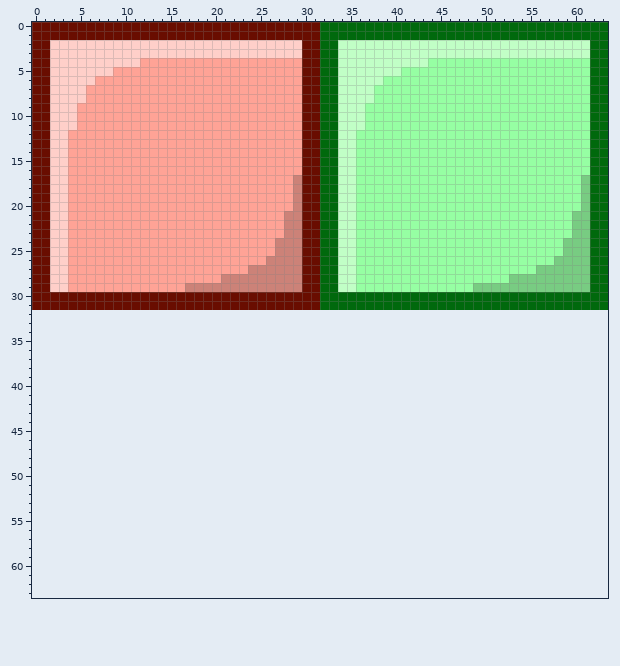
Two states of a pixel-art sprite, res/textures/gui/buttons.png. Above is the file before it was changed.
The file is 64x32 pixels. The old version is drawn lined up with the new one, on the new canvas.
After the commit:
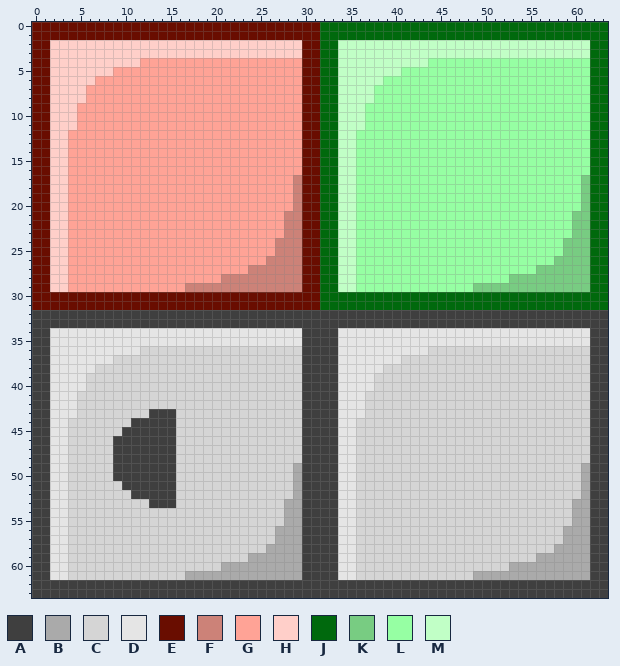
Palette (. is transparent): A #3f3f3f  B #aaaaaa  C #d5d5d5  D #e5e5e5  E #690d00  F #cc8278  G #ffa396  H #ffcfc9  J #00690d  K #78cc82  L #96ffa3  M #c1ffc6
The edit:
canvas 64x32 -> 64x64
Changed rows in their new state; - is an unchanged pixel.
first column x 0:
32 AAAAAAAAAAAAAAAAAAAAAAAAAAAAAAAAAAAAAAAAAAAAAAAAAAAAAAAAAAAAAAAA
33 AAAAAAAAAAAAAAAAAAAAAAAAAAAAAAAAAAAAAAAAAAAAAAAAAAAAAAAAAAAAAAAA
34 AADDDDDDDDDDDDDDDDDDDDDDDDDDDDAAAADDDDDDDDDDDDDDDDDDDDDDDDDDDDAA
35 AADDDDDDDDDDDDDDDDDDDDDDDDDDDDAAAADDDDDDDDDDDDDDDDDDDDDDDDDDDDAA
36 AADDDDDDDDDDCCCCCCCCCCCCCCCCCCAAAADDDDDDDDDDCCCCCCCCCCCCCCCCCCAA
37 AADDDDDDDCCCCCCCCCCCCCCCCCCCCCAAAADDDDDDDCCCCCCCCCCCCCCCCCCCCCAA
38 AADDDDDCCCCCCCCCCCCCCCCCCCCCCCAAAADDDDDCCCCCCCCCCCCCCCCCCCCCCCAA
39 AADDDDCCCCCCCCCCCCCCCCCCCCCCCCAAAADDDDCCCCCCCCCCCCCCCCCCCCCCCCAA
40 AADDDDCCCCCCCCCCCCCCCCCCCCCCCCAAAADDDDCCCCCCCCCCCCCCCCCCCCCCCCAA
41 AADDDCCCCCCCCCCCCCCCCCCCCCCCCCAAAADDDCCCCCCCCCCCCCCCCCCCCCCCCCAA
42 AADDDCCCCCCCCCCCCCCCCCCCCCCCCCAAAADDDCCCCCCCCCCCCCCCCCCCCCCCCCAA
43 AADDDCCCCCCCCAAACCCCCCCCCCCCCCAAAADDDCCCCCCCCCCCCCCCCCCCCCCCCCAA
44 AADDCCCCCCCAAAAACCCCCCCCCCCCCCAAAADDCCCCCCCCCCCCCCCCCCCCCCCCCCAA
45 AADDCCCCCCAAAAAACCCCCCCCCCCCCCAAAADDCCCCCCCCCCCCCCCCCCCCCCCCCCAA
46 AADDCCCCCAAAAAAACCCCCCCCCCCCCCAAAADDCCCCCCCCCCCCCCCCCCCCCCCCCCAA
47 AADDCCCCCAAAAAAACCCCCCCCCCCCCCAAAADDCCCCCCCCCCCCCCCCCCCCCCCCCCAA
48 AADDCCCCCAAAAAAACCCCCCCCCCCCCCAAAADDCCCCCCCCCCCCCCCCCCCCCCCCCCAA
49 AADDCCCCCAAAAAAACCCCCCCCCCCCCBAAAADDCCCCCCCCCCCCCCCCCCCCCCCCCBAA
50 AADDCCCCCAAAAAAACCCCCCCCCCCCCBAAAADDCCCCCCCCCCCCCCCCCCCCCCCCCBAA
51 AADDCCCCCCAAAAAACCCCCCCCCCCCCBAAAADDCCCCCCCCCCCCCCCCCCCCCCCCCBAA
52 AADDCCCCCCCAAAAACCCCCCCCCCCCCBAAAADDCCCCCCCCCCCCCCCCCCCCCCCCCBAA
53 AADDCCCCCCCCCAAACCCCCCCCCCCCBBAAAADDCCCCCCCCCCCCCCCCCCCCCCCCBBAA
54 AADDCCCCCCCCCCCCCCCCCCCCCCCCBBAAAADDCCCCCCCCCCCCCCCCCCCCCCCCBBAA
55 AADDCCCCCCCCCCCCCCCCCCCCCCCCBBAAAADDCCCCCCCCCCCCCCCCCCCCCCCCBBAA
56 AADDCCCCCCCCCCCCCCCCCCCCCCCBBBAAAADDCCCCCCCCCCCCCCCCCCCCCCCBBBAA
57 AADDCCCCCCCCCCCCCCCCCCCCCCCBBBAAAADDCCCCCCCCCCCCCCCCCCCCCCCBBBAA
58 AADDCCCCCCCCCCCCCCCCCCCCCCBBBBAAAADDCCCCCCCCCCCCCCCCCCCCCCBBBBAA
59 AADDCCCCCCCCCCCCCCCCCCCCBBBBBBAAAADDCCCCCCCCCCCCCCCCCCCCBBBBBBAA
60 AADDCCCCCCCCCCCCCCCCCBBBBBBBBBAAAADDCCCCCCCCCCCCCCCCCBBBBBBBBBAA
61 AADDCCCCCCCCCCCCCBBBBBBBBBBBBBAAAADDCCCCCCCCCCCCCBBBBBBBBBBBBBAA
62 AAAAAAAAAAAAAAAAAAAAAAAAAAAAAAAAAAAAAAAAAAAAAAAAAAAAAAAAAAAAAAAA
63 AAAAAAAAAAAAAAAAAAAAAAAAAAAAAAAAAAAAAAAAAAAAAAAAAAAAAAAAAAAAAAAA
Boxes around the changes in both pictures, in picture pixels (x1, y1, x2, y2):
added: (32, 310, 608, 598)
